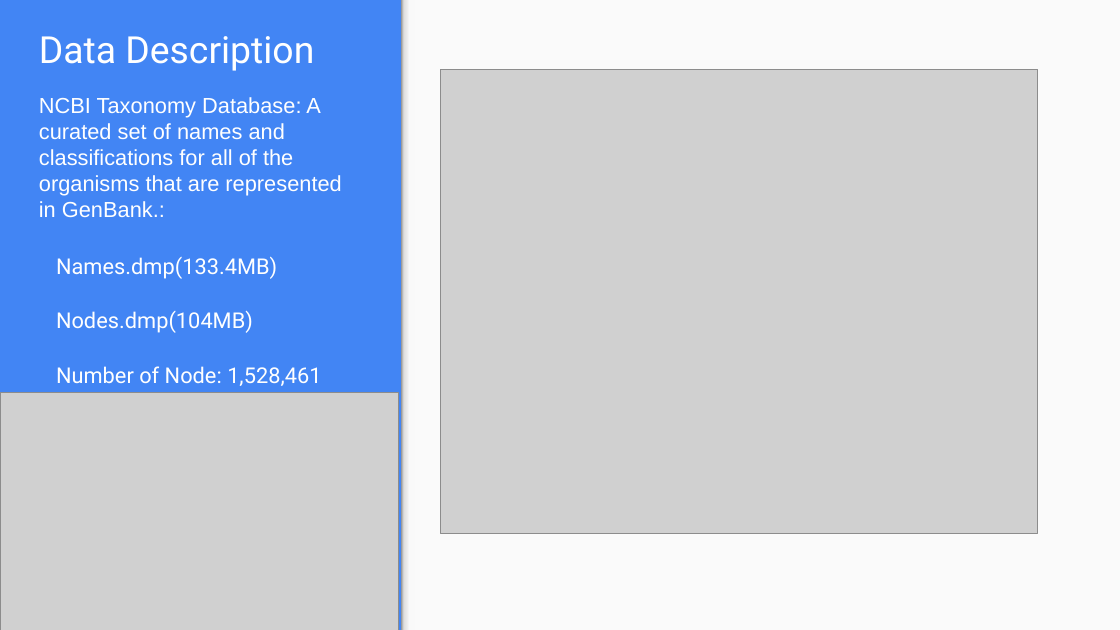
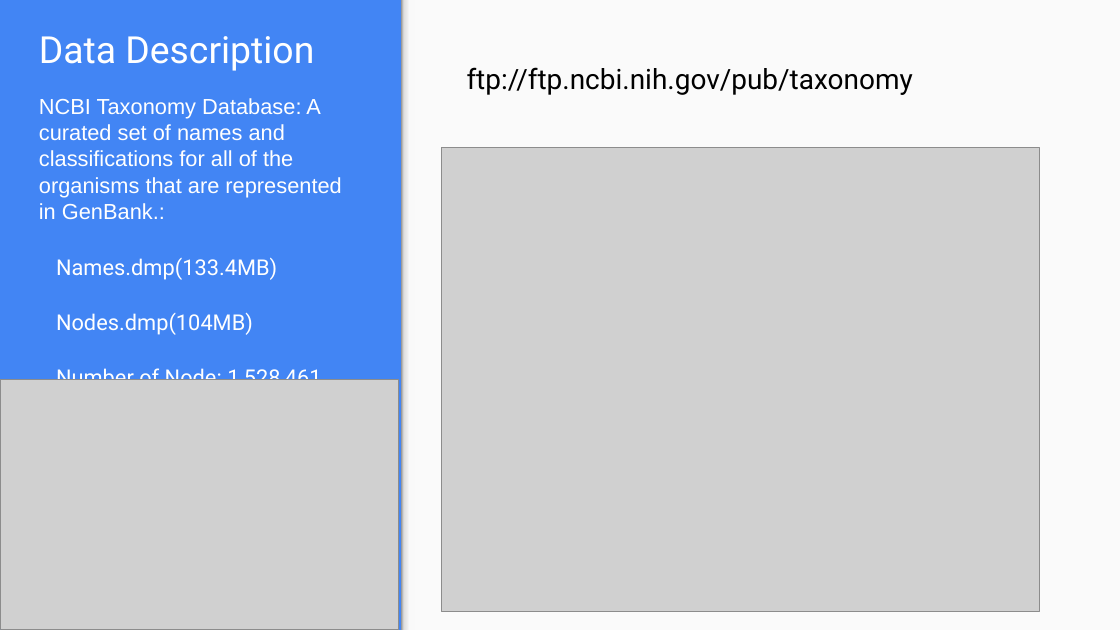
Before and after one commit to Houzl/CSYE7200FinalProject, a slide deck: slide 3 of CSYE7200 Scala Final Presentation Slides.pptx. Drawn at 1120x630 pixels with LibreOffice and Linux fonts; fonts in the diff are those of the drawing; grey boxes stand for pictures. Boxes give left, top, right and bottom in pixels: in the first picture for what was removed or moved away, otherwise in the second. Text is boxed around its words. In the diff, an @@ line names an element or a change of style, - is before the commit and + after.

```diff
--- a/CSYE7200 Scala Final Presentation Slides.pptx
+++ b/CSYE7200 Scala Final Presentation Slides.pptx
@@ text "NCBI Taxonomy Database: A curated ..." rewrapped from (39,97,341,386) to (39,98,341,391) @@
@@ text added at (467,67,913,95), 18 pt, text #000000 @@
+ftp://ftp.ncbi.nih.gov/pub/taxonomy
@@ picture: place and size @@
-picture at (440,69,1037,534)
+picture at (442,148,1039,613)
@@ picture: place and size @@
-picture at (1,393,399,630)
+picture at (1,380,399,630)
```
Also in this commit, not shown: 17 other slides changed, 1 slide added.
